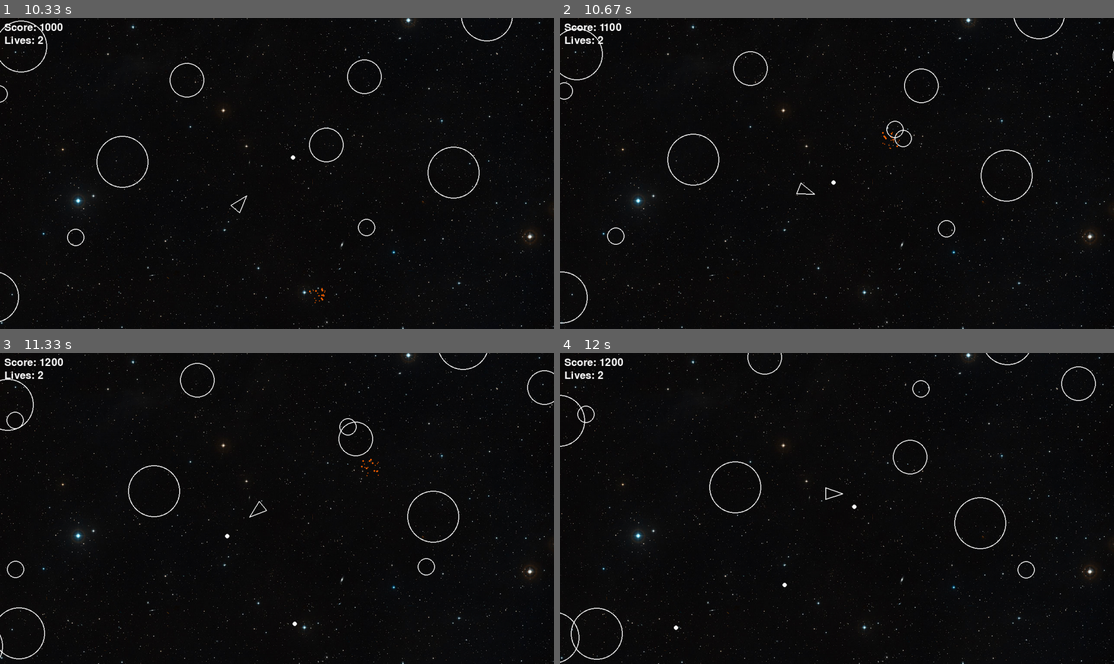
Above: before the commit, frames 1-4 (two rows, left to right).
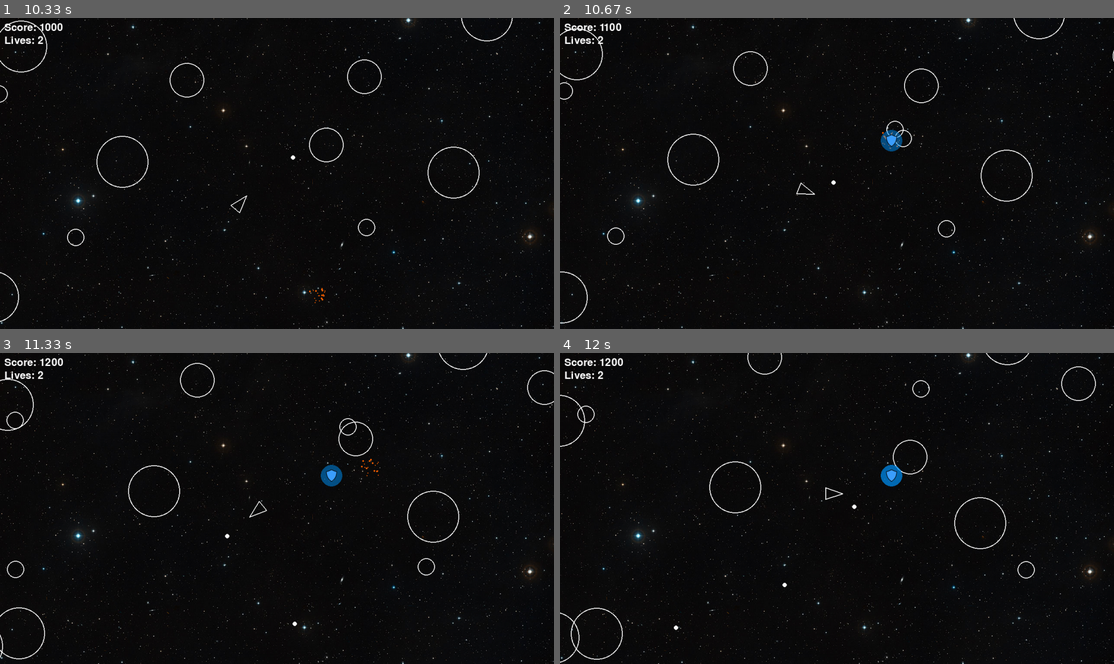
Above: after the commit, the same moments.

Repository: ProfessorDrEnte/pygame
Game: pygame game, started from main.py
Two runs of this game, one before a commit and one after it. Both use one fixed random seed, a clock stepped at 60 frames per second and the inputs below.
Inputs:
- Up to frame 1 (10.33 s): tap Space at 0.33, 0.73, 1.03, 1.23, 1.53, 1.9, 2.3, 2.6, 2.8, 3.1, 3.3, 3.63, 3.93, 4.13, 4.43, 4.7, 5.03, 5.33, 5.47, 5.87, 6.17, 6.53, 6.93, 7.23, 7.43, 7.73, 7.93, 8.27, 8.57, 8.77, 9.07, 9.33, 9.67, 9.97, 10.1 s; hold W 0.67-1.13 s; hold D 1.17-1.8 s; hold S 1.83-2.2 s; hold A 2.23-2.7 s; hold D 2.73-3.2 s; hold W 3.23-3.53 s; hold D 3.57-4.03 s; hold A 4.07-4.6 s; hold S 4.63-4.93 s; hold A 4.97-5.37 s; hold W 5.4-5.77 s; hold D 5.8-6.43 s; hold S 6.47-6.83 s; hold A 6.87-7.33 s; hold D 7.37-7.83 s; hold W 7.87-8.17 s; hold D 8.2-8.67 s; hold A 8.7-9.23 s; hold S 9.27-9.57 s; hold A 9.6-10 s; hold W from 10.03 s (still down)
- Up to frame 2 (10.67 s): release W at 10.4 s; hold D from 10.43 s (still down); tap Space at 10.5 s
- Up to frame 3 (11.33 s): tap Space at 10.8, 11.17 s; release D at 11.07 s; hold S from 11.1 s (still down)
- Up to frame 4 (12 s): release S at 11.47 s; hold A 11.5-11.97 s; tap Space at 11.57, 11.87 s

Frame 1 is identical in both runs. In frame 2, 0.2% of the frame differs, in the area x 57-62%, y 35-43%; in frame 3, 0.2%; in frame 4, 0.2%, in the area x 57-62%, y 35-44%.

Commit message:
feat: Added Shield power up

Diff:
--- a/main.py
+++ b/main.py
@@ -1,11 +1,14 @@
 import sys
 import pygame
+import random
 from constants import *
 from player import Player
 from asteroid import Asteroid
 from asteroidfield import AsteroidField
 from shot import Shot
 from explosion import Explosion
+from shieldpowerup import ShieldPowerup
+
 
 
 
@@ -15,7 +18,10 @@
     clock = pygame.time.Clock()
     score = 0
     lives = 3
+    next_shield_timer = random.uniform(10, 20)
+
     font = pygame.font.SysFont(None, 36)
+
 
 
     updatable = pygame.sprite.Group()
@@ -27,6 +33,8 @@
     Asteroid.containers = (asteroids, updatable, drawable)
     Shot.containers = (shots, updatable, drawable)
     AsteroidField.containers = updatable
+    ShieldPowerup.containers = (updatable, drawable)
+
     asteroid_field = AsteroidField()
 
     Player.containers = (updatable, drawable)
@@ -41,6 +49,15 @@
                 return
 
         updatable.update(dt)
+
+        for obj in updatable:
+            if isinstance(obj, ShieldPowerup):
+                dist = (player.position - obj.position).length()
+                if dist < PLAYER_RADIUS + 10:
+                    obj.kill()
+                    player.invulnerable = True
+                    player.invulnerable_timer = 5.0
+
 
         for asteroid in asteroids:
             if not player.invulnerable and asteroid.collides_with(player):
@@ -59,6 +76,9 @@
                     shot.kill()
                     asteroid.split()
                     Explosion(asteroid.position)
+
+                    if random.random() < 0.2:
+                        ShieldPowerup(asteroid.position.x, asteroid.position.y)
 
         background = pygame.image.load("heic1304c.jpg").convert()
         screen.blit(background, (0, 0))
--- /dev/null
+++ b/shieldpowerup.py
@@ -0,0 +1,32 @@
+import pygame
+from constants import *
+
+class ShieldPowerup(pygame.sprite.Sprite):
+    containers = ()
+
+    def __init__(self, x, y):
+        super().__init__(self.containers)
+        self.position = pygame.Vector2(x, y)
+
+        # Bild laden (Pfad anpassen, falls nötig)
+        self.image = pygame.image.load("shield.png").convert_alpha()
+
+        # Skalieren, wenn zu groß
+        self.image = pygame.transform.smoothscale(self.image, (32, 32))
+
+        self.rect = self.image.get_rect(center=(x, y))
+
+    def update(self, dt):
+        self.rect.center = self.position
+
+    def draw(self, screen):
+        # Glow-Effekt im Hintergrund
+        pulse = (pygame.time.get_ticks() % 1000) / 1000
+        alpha = int(100 + 80 * abs(0.5 - pulse) * 2)
+
+        glow_surface = pygame.Surface((60, 60), pygame.SRCALPHA)
+        pygame.draw.circle(glow_surface, (0, 150, 255, alpha), (30, 30), 25)
+        screen.blit(glow_surface, self.position - pygame.Vector2(30, 30))
+
+        # Schild-Icon oben drüber
+        screen.blit(self.image, self.rect)
Binary file added: shield.png
